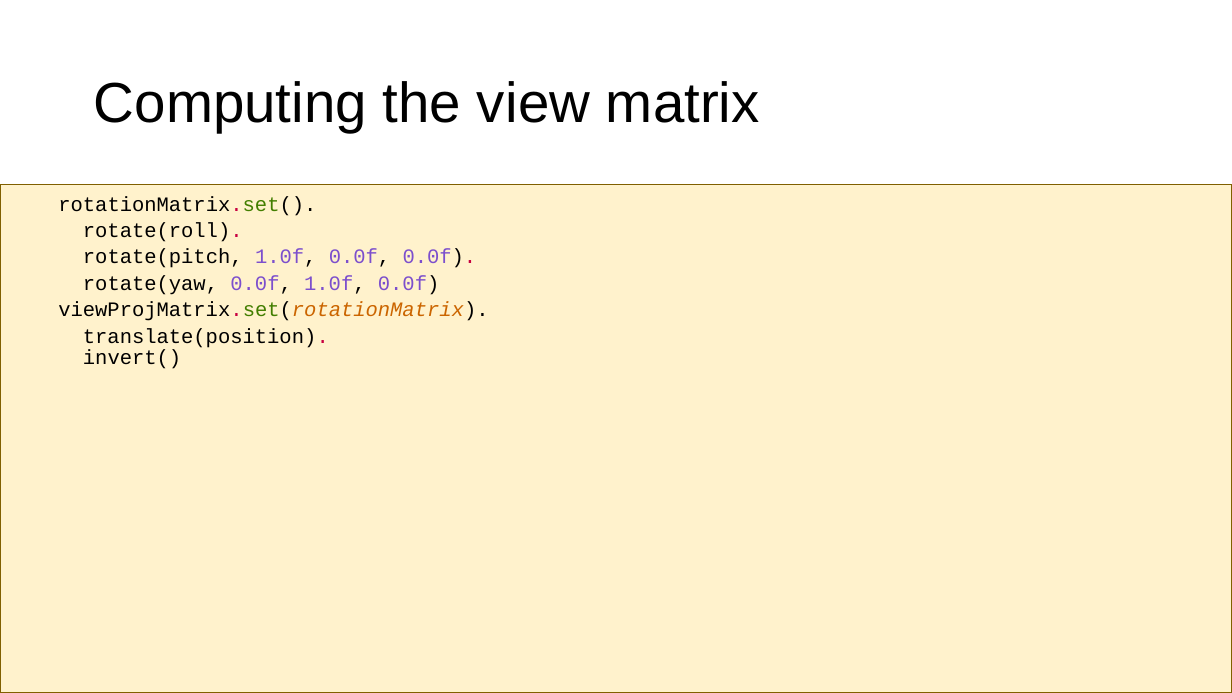
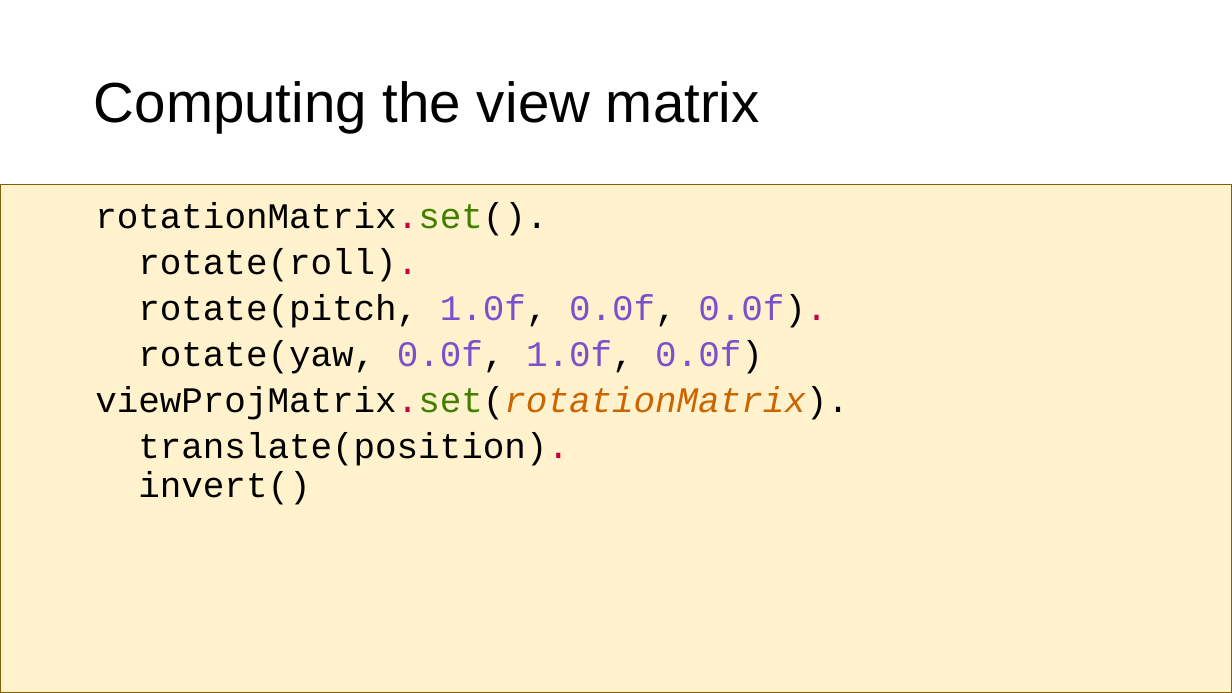
Before and after one commit to szecsi/kogfactory, a slide deck: slide 42 of projects/kog.040.020-camera/aitcg320 - Camera 3D.pptx (slide 41 before the commit). Drawn at 1232x693 pixels with LibreOffice and Linux fonts; fonts in the diff are those of the drawing. Boxes give left, top, right and bottom in pixels: in the first picture for what was removed or moved away, otherwise in the second. Text is boxed around its words. In the diff, an @@ line names an element or a change of style, - is before the commit and + after.

```diff
--- a/projects/kog.040.020-camera/aitcg320 - Camera 3D.pptx
+++ b/projects/kog.040.020-camera/aitcg320 - Camera 3D.pptx
@@ text "rotationMatrix.set()." at (0,185,1232,693): size 16 to 28 pt @@
```
Also in this commit, not shown: 1 slide added, 6 other files.
